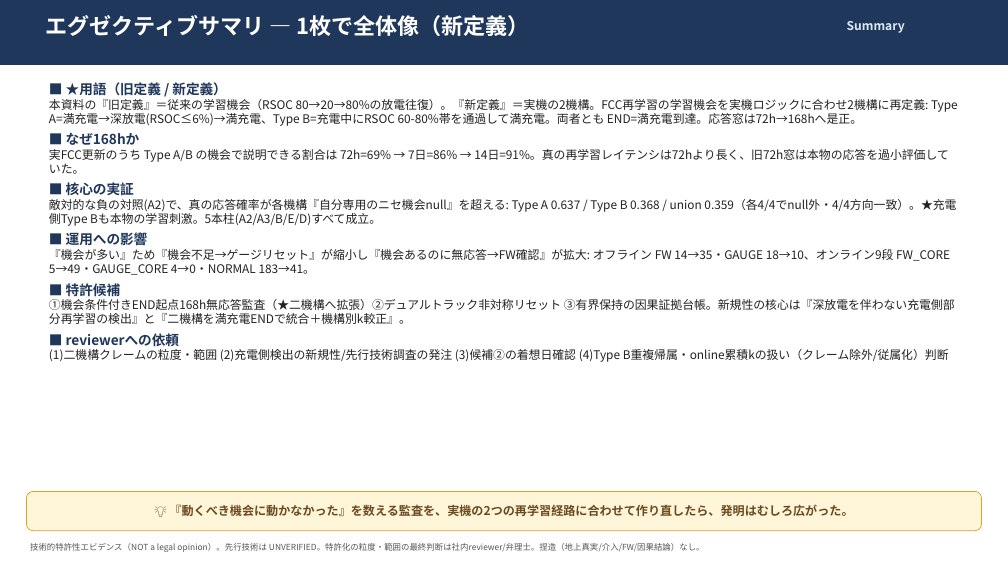
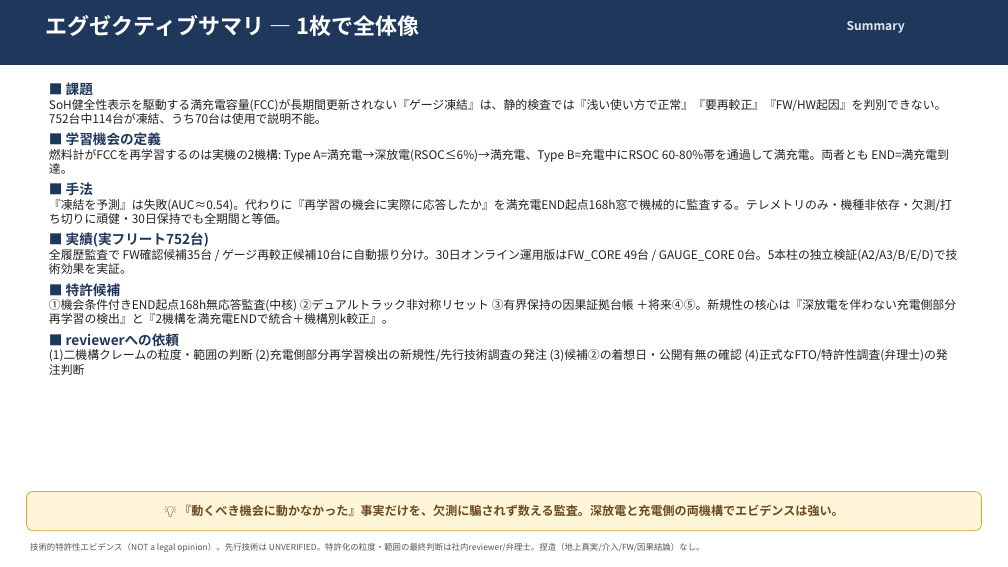
Before and after one commit to naja-hubble/battery-usage-ai, a slide deck: slide 2 of data/reports/fcc_patent_summary_slides_v5_od2.pptx. Drawn at 1008x567 pixels with LibreOffice and Linux fonts; fonts in the diff are those of the drawing. Boxes give left, top, right and bottom in pixels: in the first picture for what was removed or moved away, otherwise in the second. Text is boxed around its words. In the diff, an @@ line names an element or a change of style, - is before the commit and + after.

```diff
--- a/data/reports/fcc_patent_summary_slides_v5_od2.pptx
+++ b/data/reports/fcc_patent_summary_slides_v5_od2.pptx
@@ text at [45, 15, 419, 36]: text changed @@
-エグゼクティブサマリ — 1枚で全体像（新定義）
+エグゼクティブサマリ — 1枚で全体像
@@ text at [49, 81, 958, 274]: text changed @@
-■ ★用語（旧定義 / 新定義）
-本資料の『旧定義』＝従来の学習機会（RSOC 80→20→80%の放電往復）。『新定義』＝実機の2機構。FCC再学習の学習機会を実機ロジックに合わせ2機構に再定義: Type A=満充電→深放電(RSOC≤6%)→満充電、Type B=充電中にRSOC 60-80%帯を通過して満充電。両者とも END=満充電到達。応答窓は72h→168hへ是正。
-■ なぜ168hか
-実FCC更新のうち Type A/B の機会で説明できる割合は 72h=69% → 7日=86% → 14日=91%。真の再学習レイテンシは72hより長く、旧72h窓は本物の応答を過小評価していた。
-■ 核心の実証
-敵対的な負の対照(A2)で、真の応答確率が各機構『自分専用のニセ機会null』を超える: Type A 0.637 / Type B 0.368 / union 0.359（各4/4でnull外・4/4方向一致）。★充電側Type Bも本物の学習刺激。5本柱(A2/A3/B/E/D)すべて成立。
-■ 運用への影響
-『機会が多い』ため『機会不足→ゲージリセット』が縮小し『機会あるのに無応答→FW確認』が拡大: オフライン FW 14→35・GAUGE 18→10、オンライン9段 FW_CORE 5→49・GAUGE_CORE 4→0・NORMAL 183→41。
+■ 課題
+SoH健全性表示を駆動する満充電容量(FCC)が長期間更新されない『ゲージ凍結』は、静的検査では『浅い使い方で正常』『要再較正』『FW/HW起因』を判別できない。752台中114台が凍結、うち70台は使用で説明不能。
+■ 学習機会の定義
+燃料計がFCCを再学習するのは実機の2機構: Type A=満充電→深放電(RSOC≤6%)→満充電、Type B=充電中にRSOC 60-80%帯を通過して満充電。両者とも END=満充電到達。
+■ 手法
+『凍結を予測』は失敗(AUC≈0.54)。代わりに『再学習の機会に実際に応答したか』を満充電END起点168h窓で機械的に監査する。テレメトリのみ・機種非依存・欠測/打ち切りに頑健・30日保持でも全期間と等価。
+■ 実績(実フリート752台)
+全履歴監査で FW確認候補35台 / ゲージ再較正候補10台に自動振り分け。30日オンライン運用版はFW_CORE 49台 / GAUGE_CORE 0台。5本柱の独立検証(A2/A3/B/E/D)で技術効果を実証。
@@ text at [49, 299, 956, 324]: text changed @@
-①機会条件付きEND起点168h無応答監査（★二機構へ拡張）②デュアルトラック非対称リセット ③有界保持の因果証拠台帳。新規性の核心は『深放電を伴わない充電側部分再学習の検出』と『二機構を満充電ENDで統合＋機構別k較正』。
+①機会条件付きEND起点168h無応答監査(中核) ②デュアルトラック非対称リセット ③有界保持の因果証拠台帳 ＋将来④⑤。新規性の核心は『深放電を伴わない充電側部分再学習の検出』と『2機構を満充電ENDで統合＋機構別k較正』。
@@ text at [49, 349, 948, 375]: text changed @@
-(1)二機構クレームの粒度・範囲 (2)充電側検出の新規性/先行技術調査の発注 (3)候補②の着想日確認 (4)Type B重複帰属・online累積kの扱い（クレーム除外/従属化）判断
+(1)二機構クレームの粒度・範囲の判断 (2)充電側部分再学習検出の新規性/先行技術調査の発注 (3)候補②の着想日・公開有無の確認 (4)正式なFTO/特許性調査(弁理士)の発注判断
@@ text in rounded rectangle at [179, 504, 844, 516]: text changed @@
-💡 『動くべき機会に動かなかった』を数える監査を、実機の2つの再学習経路に合わせて作り直したら、発明はむしろ広がった。
+💡 『動くべき機会に動かなかった』事実だけを、欠測に騙されず数える監査。深放電と充電側の両機構でエビデンスは強い。
```
Also in this commit, not shown: 26 other slides changed, 6 slides added, 12 other files.
